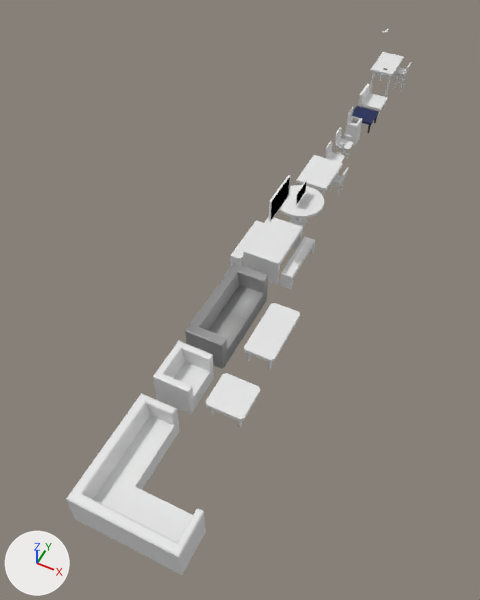
Two versions of the Blender file INB Resources/Raw Assets/Blender/Tables and Chairs.blend, one commit apart.
Before and after are seen from a 50 mm lens placed at (6.4, -26.2, 16.4), pointed at (-0.3, -12.8, -0.3). The axes (+X, +Y, +Z) are drawn at lower left. The lights are the same throughout.

Objects in the first picture: 'Atrium Desk', 'Atrium High Desk', 'Bench with Table', 'Corner Sofa', 'Rectangle Coffee Table', 'Round Table', 'Sofa Double', 'Sofa Single', 'Square Coffee Table'.
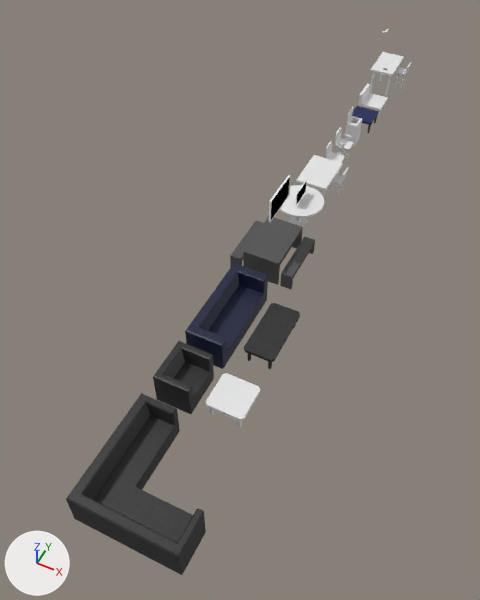
The change in detail:
Picture 'Black Material Texture.png' (img_black_material_texture_png) is new.
Picture 'Bench and Table.png' (img_bench_and_table_png) is new.
Picture 'Blue Material Texture.png' (img_blue_material_texture_png) is new.
Material 'Black Material Texture.png' (mat_black_material_texture_png) is new.
Its texture is img_black_material_texture_png.
Material 'Bench and Table.png' (mat_bench_and_table_png) is new.
Its texture is img_bench_and_table_png.
Material 'Blue Material Texture.png' (mat_blue_material_texture_png) is new.
Its texture is img_blue_material_texture_png.
me_cube_010 has 42 vertices, 33 faces and spans x -1.7..1.72, y -1.49..1.66, z -0.77..0.4.
me_cube_010 now uses material mat_black_material_texture_png (picture img_black_material_texture_png).
me_cube_006 has 36 vertices, 30 faces and spans x -1.41..0.59, y -1.0..1.0, z -1.32..0.68.
me_cube_006 no longer uses material mat_sofa_double_png (picture img_sofa_double_png).
me_cube_006 now uses material mat_blue_material_texture_png (picture img_blue_material_texture_png).
me_cube has 48 vertices, 30 faces and spans x -1.77..1.77, y -1.0..1.0, z -8.62..4.18.
me_cube now uses material mat_bench_and_table_png (picture img_bench_and_table_png).
me_cube_007 has 36 vertices, 30 faces and spans x -1.29..0.56, y -0.45..0.45, z -1.32..0.68.
me_cube_007 now uses material mat_black_material_texture_png (picture img_black_material_texture_png).
me_cube_009 has 64 vertices, 38 faces and spans x -0.83..0.84, y -1.75..1.74, z -4.12..3.26.
me_cube_009 now uses material mat_black_material_texture_png (picture img_black_material_texture_png).

Location of each change, [x1, y1, x2, y2] in pixels of the pictures (480 x 600 px):
'Corner Sofa', recoloured (white to grey)
    both: [66, 393, 206, 575]
'Sofa Double', recoloured (grey to blue)
    both: [185, 263, 268, 369]
'Bench with Table', recoloured (white to grey)
    both: [230, 216, 315, 289]
'Sofa Single', recoloured (white to black)
    both: [153, 341, 214, 414]
'Rectangle Coffee Table', recoloured (white to black)
    both: [244, 303, 300, 369]
